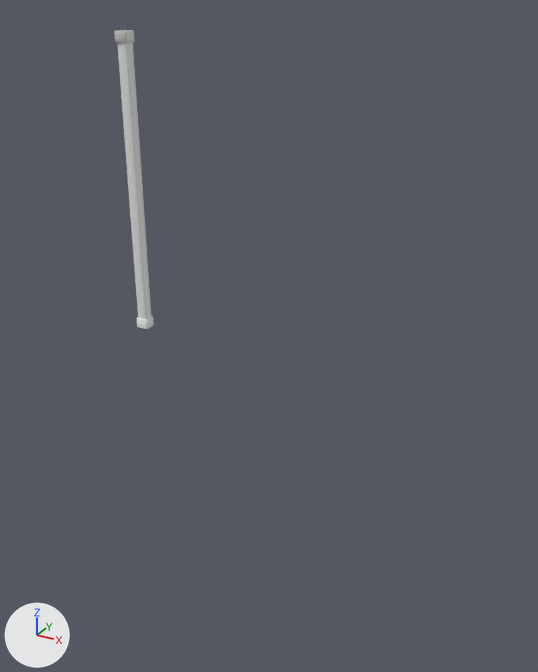
A saved change to the FBX model Assets/Models/Torras/Walls/Wood/Meshes/Wood corner.fbx.
Before and after are seen from a camera (50 mm lens) standing at (1.83, -5.97, 6.19) and looking at (-1.5, 0.09, 3.16). Every picture has the same lights, and +X, +Y and +Z are marked at lower left. Where no turn or scale is listed for an object, it has been applied to the vertices.

The scene before the commit, as lines of its bpy script (objects in view):
```python
me_wood_corner = bpy.data.meshes.new('Wood corner')
me_wood_corner.from_pydata(...)  # 64 vertices, 52 faces; spans x -0.07..0.07, y -0.07..0.07, z 0.0..3.0
ob_wood_corner = bpy.data.objects.new('Wood corner', me_wood_corner)
ob_wood_corner.location = (-3.0, 0.0, 3.0)
```
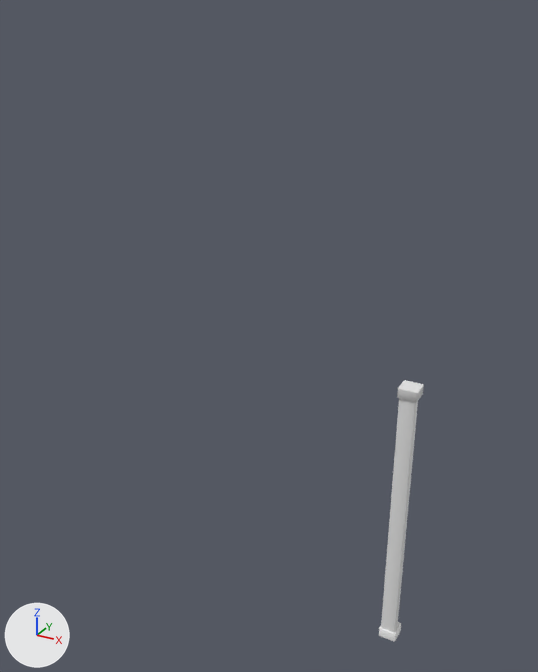
Diff of the bpy script that builds the scene:
```diff
--- a/Assets/Models/Torras/Walls/Wood/Meshes/Wood corner.fbx.py
+++ b/Assets/Models/Torras/Walls/Wood/Meshes/Wood corner.fbx.py
@@ me_wood_corner @@
 # used by ob_wood_corner; location = (-3.0, 0.0, 3.0)
-me_wood_corner.from_pydata(...)  # 64 vertices, 52 faces; spans x -0.07..0.07, y -0.07..0.07, z 0.0..3.0
+me_wood_corner.from_pydata(...)  # 64 vertices, 51 faces; spans x -0.07..0.12, y -0.07..0.12, z 0.0..3.0
+# me_wood_corner part 1
+# 1 face is deleted
+# 16 vertices in x -0.07..0.0, y 0.05..0.07, z 0.0..3.0 move by (0.0, 0.05, 0.0)
+# 16 vertices in x 0.05..0.07, y -0.07..0.0, z 0.0..3.0 move by (0.05, 0.0, 0.0)
+# 10 vertices in x 0.06..0.07, y 0.06..0.07, z 0.0..3.0 move by (0.05, 0.05, 0.0)
+# 4 vertices move from x 0.05, y 0.05, z 0.06..2.95 to x 0.03..0.1, y 0.03..0.1, z 0.06..2.95
@@ ob_wood_corner @@
 ob_wood_corner = bpy.data.objects.new('Wood corner', me_wood_corner)
-ob_wood_corner.location = (-3.0, 0.0, 3.0)
+ob_wood_corner.location = (0.0, 0.0, 0.0)
```

What differs and where, as boxes [x1, y1, x2, y2] in the pictures (538 x 672 px):
'Wood corner', reshaped, moved (12% wider, 12% shorter)
    before: [114, 30, 154, 329]
    after: [379, 380, 424, 642]
part 1 of me_wood_corner, cut back
    before: [115, 30, 154, 329]
    after: [379, 380, 424, 642]
